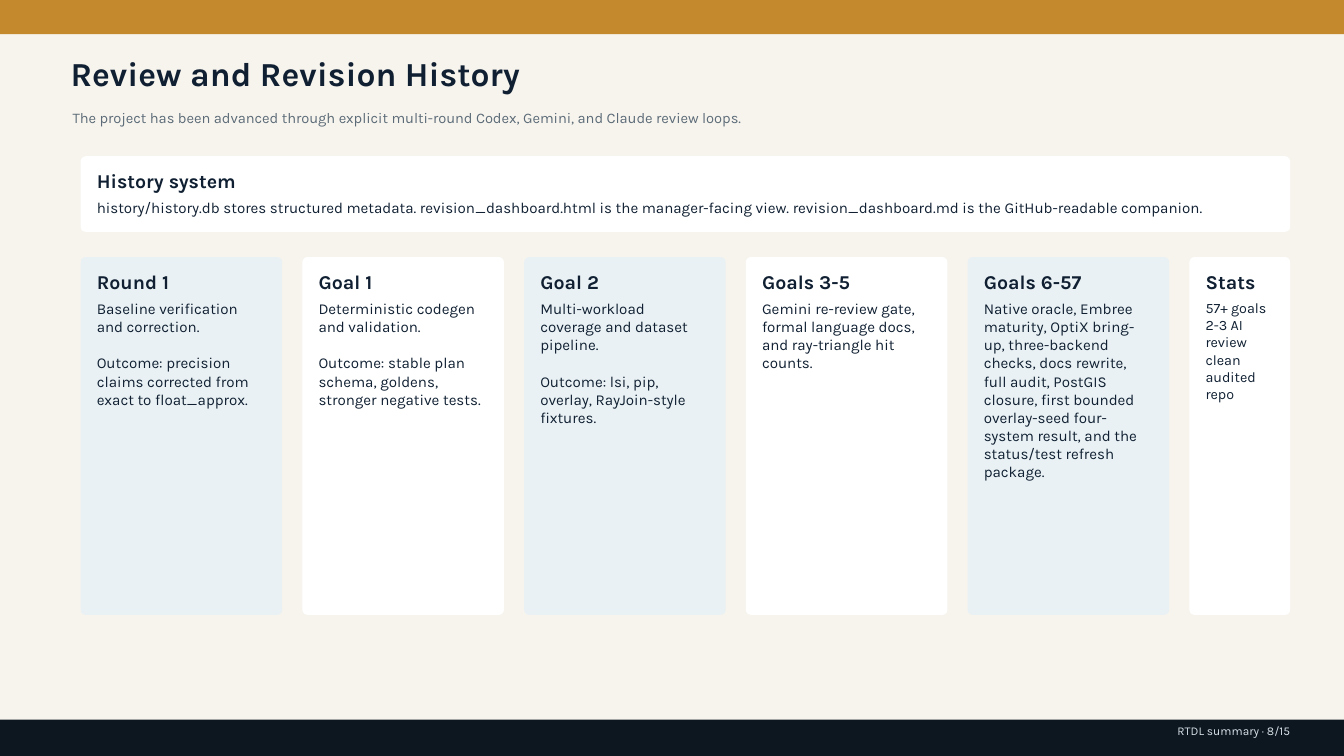
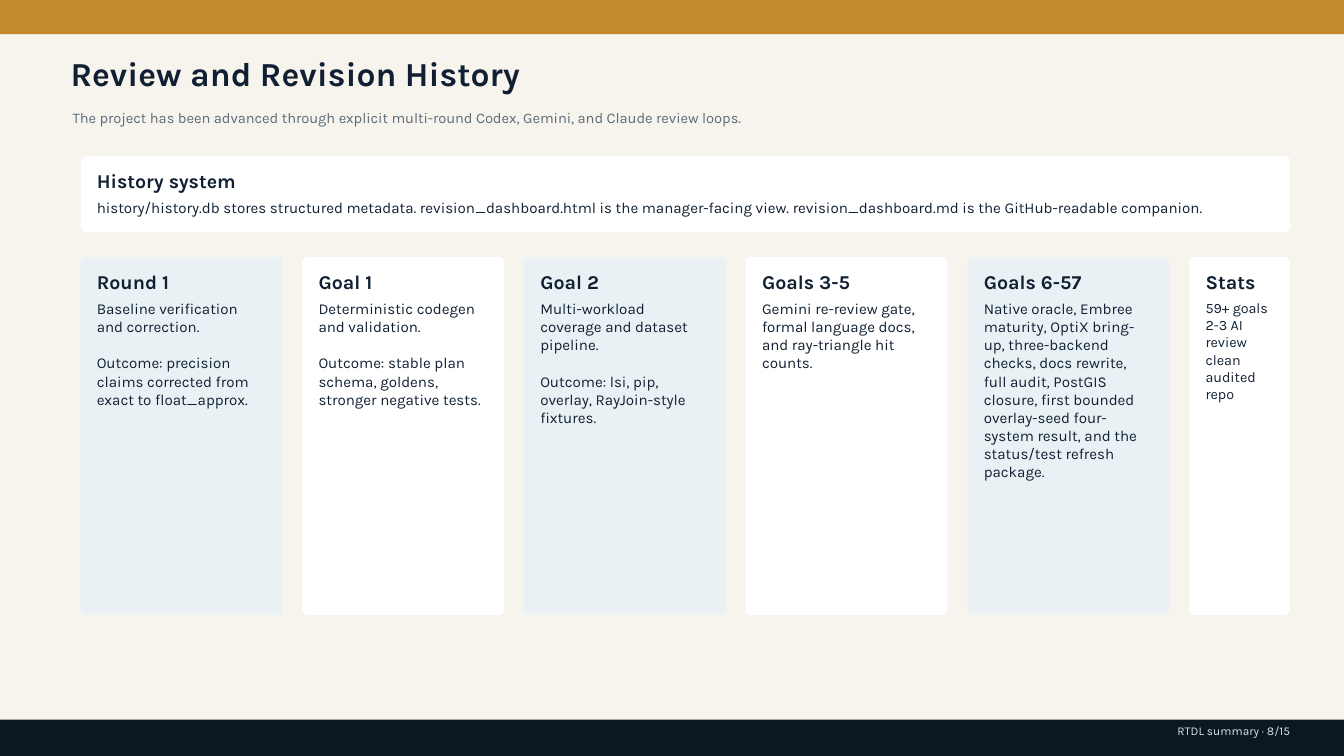
Before and after one commit to rubaolee/rtdl, a slide deck: slide 8 of rtdl_status_summary.pptx. Drawn at 1344x756 pixels with LibreOffice and Linux fonts; fonts in the diff are those of the drawing. Boxes give left, top, right and bottom in pixels: in the first picture for what was removed or moved away, otherwise in the second. Text is boxed around its words. In the diff, an @@ line names an element or a change of style, - is before the commit and + after.

```diff
--- a/rtdl_status_summary.pptx
+++ b/rtdl_status_summary.pptx
@@ text at [1206,303,1268,317]: text changed @@
-57+ goals
+59+ goals
```
Also in this commit, not shown: 2 other slides changed, 13 other files.
